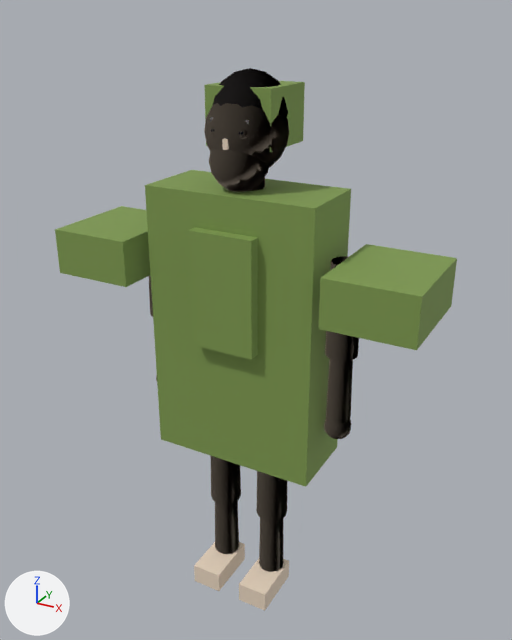
An edit to the glTF model frontend/public/models/characters/roles/ancient_archer/body.glb, drawn before and after from the same camera.
Rendered twice from a 50 mm camera at (0.976, -1.722, 1.861) aimed at (0.013, 0.029, 0.986). Every picture has the same lights, and +X, +Y and +Z are marked at lower left. The picture after the commit comes second. Vertices at exactly the same position are counted once.

Script lines for the objects in view, before the commit:
```python
me_cloth = bpy.data.meshes.new('Cloth')
me_cloth.from_pydata(...)  # a box spanning x -0.265..0.265, y -0.12..0.12, z 0.552..1.402; a box spanning x -0.572..-0.312, y -0.18..0.14, z 1.103..1.243; a box spanning x 0.312..0.572, y -0.18..0.14, z 1.103..1.243; a box spanning x -0.1..0.1, y -0.155..-0.105, z 0.952..1.302; a box spanning x -0.199..0.199, y -0.1..0.1, z 0.777..1.277; a box spanning x -0.1..0.1, y -0.05..0.15, z 1.515..1.675
me_cloth.materials.append(mat_cloth)  # green #7f9a4f
me_hair = bpy.data.meshes.new('Hair')
me_hair.from_pydata(...)  # 186 vertices, 340 faces; spans x -0.11..0.11, y -0.093..0.125, z 1.495..1.716
me_hair.materials.append(mat_hair)  # grey #706a69
me_skin = bpy.data.meshes.new('Skin')
me_skin.from_pydata(...)  # 848 vertices, 1334 faces; spans x -0.36..0.36, y -0.14..0.11, z 0.01..1.67
me_skin.materials.append(mat_skin)  # beige #eddac4
ob_cloth = bpy.data.objects.new('Cloth', me_cloth)
ob_cloth.location = (0.0, 0.0, 0.0)
ob_hair = bpy.data.objects.new('Hair', me_hair)
ob_hair.location = (0.0, 0.0, 0.0)
ob_skin = bpy.data.objects.new('Skin', me_skin)
ob_skin.location = (0.0, 0.0, 0.0)
```
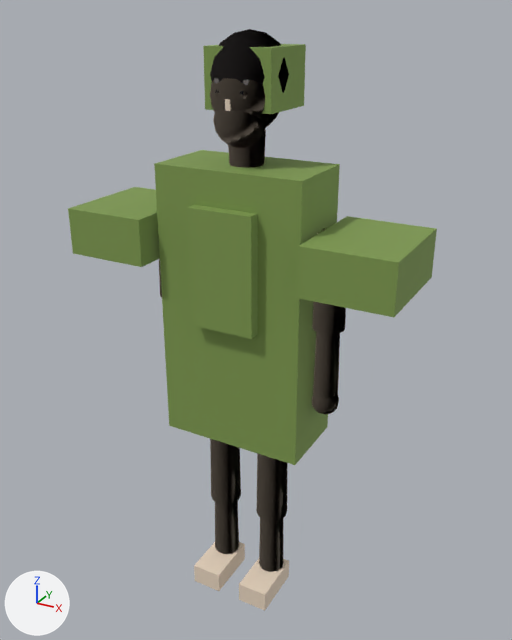
Location of each change, (x1, y1, x2, y2) in pixels of the pictures (512 x 640 px; the box of a moved part takes in the faces that stretch with it):
'Cloth', reshaped (8% narrower)
    before: (55, 81, 457, 487)
    after: (68, 44, 437, 465)
'Skin', reshaped (11% narrower)
    before: (149, 103, 359, 611)
    after: (159, 78, 346, 611)
'Hair', reshaped
    before: (210, 68, 288, 124)
    after: (210, 29, 289, 93)
part 1 of me_skin, moved or reshaped
    before: (204, 103, 289, 168)
    after: (210, 78, 279, 127)
part 2 of me_skin, moved or reshaped
    before: (209, 149, 269, 192)
    after: (213, 109, 266, 148)
part 3 of me_skin, moved or reshaped
    before: (210, 127, 214, 136)
    after: (214, 88, 219, 97)
part 4 of me_skin, moved or reshaped
    before: (239, 129, 247, 139)
    after: (240, 90, 247, 99)
part 5 of me_skin, moved or reshaped
    before: (222, 139, 229, 150)
    after: (225, 99, 231, 111)
part 6 of me_skin, moved or reshaped (mostly hidden before)
    before: (250, 178, 265, 191)
    after: (228, 130, 266, 168)
part 7 of me_skin, moved or reshaped (mostly hidden)
    before: (149, 275, 153, 317)
    after: (159, 259, 162, 297)
part 8 of me_skin, moved or reshaped
    before: (325, 256, 359, 361)
    after: (312, 229, 346, 334)
part 9 of me_skin, moved or reshaped
    before: (326, 359, 353, 423)
    after: (313, 332, 340, 398)
part 10 of me_skin, moved or reshaped
    before: (324, 418, 351, 439)
    after: (311, 393, 339, 414)
part 11 of me_cloth, moved or reshaped
    before: (145, 170, 351, 487)
    after: (154, 150, 340, 465)
part 12 of me_cloth, moved or reshaped
    before: (55, 206, 150, 287)
    after: (68, 187, 160, 267)
part 13 of me_cloth, moved or reshaped
    before: (318, 244, 457, 350)
    after: (297, 216, 437, 317)
part 14 of me_cloth, moved or reshaped
    before: (188, 227, 258, 360)
    after: (187, 205, 258, 339)
part 15 of me_cloth, moved or reshaped
    before: (204, 81, 305, 152)
    after: (203, 44, 306, 114)
part 16 of me_hair, moved or reshaped
    before: (213, 70, 288, 120)
    after: (210, 29, 289, 93)

The edits, one by one:
me_skin is used by ob_skin; location (0.0, 0.0, 0.0).
me_skin had 848 vertices, 1334 faces and spanned x -0.36..0.36, y -0.14..0.11, z 0.01..1.67.
me_skin now has 848 vertices, 1334 faces and spans x -0.31..0.31, y -0.14..0.1, z 0.01..1.75.
me_skin part 1: the loose piece of 151 vertices spanning x -0.12..0.12, y -0.11..0.11, z 1.44..1.67 is scaled about its middle by 0.857, then moved by (0.0, 0.0, 0.1).
me_skin part 2: the loose piece of 93 vertices spanning x -0.08..0.08, y -0.12..0.04, z 1.4..1.56 is scaled about its middle by 0.857, then moved by (0.0, 0.01, 0.11).
me_skin part 3: the loose piece of 42 vertices spanning x -0.06..-0.02, y -0.11..-0.07, z 1.55..1.58 is moved by (0.01, 0.01, 0.1).
me_skin part 4: the loose piece of 42 vertices spanning x 0.02..0.06, y -0.11..-0.07, z 1.55..1.58 is moved by (-0.01, 0.01, 0.1).
me_skin part 5: the loose piece of 8 vertices spanning x -0.01..0.01, y -0.11..-0.1, z 1.52..1.55 is moved by (0.0, 0.02, 0.1).
me_skin part 6: the loose piece of 26 vertices spanning x -0.05..0.05, y -0.05..0.05, z 1.35..1.46 is moved by (0.0, 0.0, 0.1).
me_skin part 7: the loose piece of 26 vertices spanning x -0.36..-0.26, y -0.05..0.05, z 0.95..1.23 is moved by (0.04, 0.0, 0.07).
me_skin part 8: the loose piece of 26 vertices spanning x 0.26..0.36, y -0.05..0.05, z 0.95..1.23 is moved by (-0.04, 0.0, 0.07).
me_skin part 9: the loose piece of 22 vertices spanning x 0.27..0.35, y -0.04..0.04, z 0.74..0.96 is moved by (-0.04, 0.0, 0.07).
me_skin part 10: the loose piece of 85 vertices spanning x 0.27..0.35, y -0.04..0.04, z 0.67..0.76 is moved by (-0.04, 0.0, 0.07).
Other edits to the shape of me_skin do not show in these pictures.
me_cloth is used by ob_cloth; location (0.0, 0.0, 0.0).
me_cloth had 48 vertices, 72 faces and spanned x -0.572..0.572, y -0.18..0.15, z 0.552..1.675.
me_cloth now has 48 vertices, 72 faces and spans x -0.509..0.509, y -0.18..0.15, z 0.616..1.772.
me_cloth part 11: the loose piece of 8 vertices spanning x -0.265..0.265, y -0.12..0.12, z 0.552..1.402 is scaled about its middle by (0.857, 1, 1), then moved by (0.0, 0.0, 0.064).
me_cloth part 12: the loose piece of 8 vertices spanning x -0.572..-0.312, y -0.18..0.14, z 1.103..1.243 is moved by (0.063, 0.0, 0.074).
me_cloth part 13: the loose piece of 8 vertices spanning x 0.312..0.572, y -0.18..0.14, z 1.103..1.243 is moved by (-0.063, 0.0, 0.074).
me_cloth part 14: the loose piece of 8 vertices spanning x -0.1..0.1, y -0.155..-0.105, z 0.952..1.302 is moved by (0.0, 0.0, 0.064).
me_cloth part 15: the loose piece of 8 vertices spanning x -0.1..0.1, y -0.05..0.15, z 1.515..1.675 is moved by (0.0, 0.0, 0.097).
Other edits to the shape of me_cloth do not show in these pictures.
me_hair is used by ob_hair; location (0.0, 0.0, 0.0).
me_hair had 186 vertices, 340 faces and spanned x -0.11..0.11, y -0.093..0.125, z 1.495..1.716.
me_hair now has 101 vertices, 186 faces and spans x -0.11..0.11, y -0.085..0.125, z 1.592..1.812.
me_hair part 16: the loose piece of 77 vertices spanning x -0.11..0.11, y -0.085..0.125, z 1.495..1.715 is moved by (0.0, 0.0, 0.097).
Other edits to the shape of me_hair do not show in these pictures.
